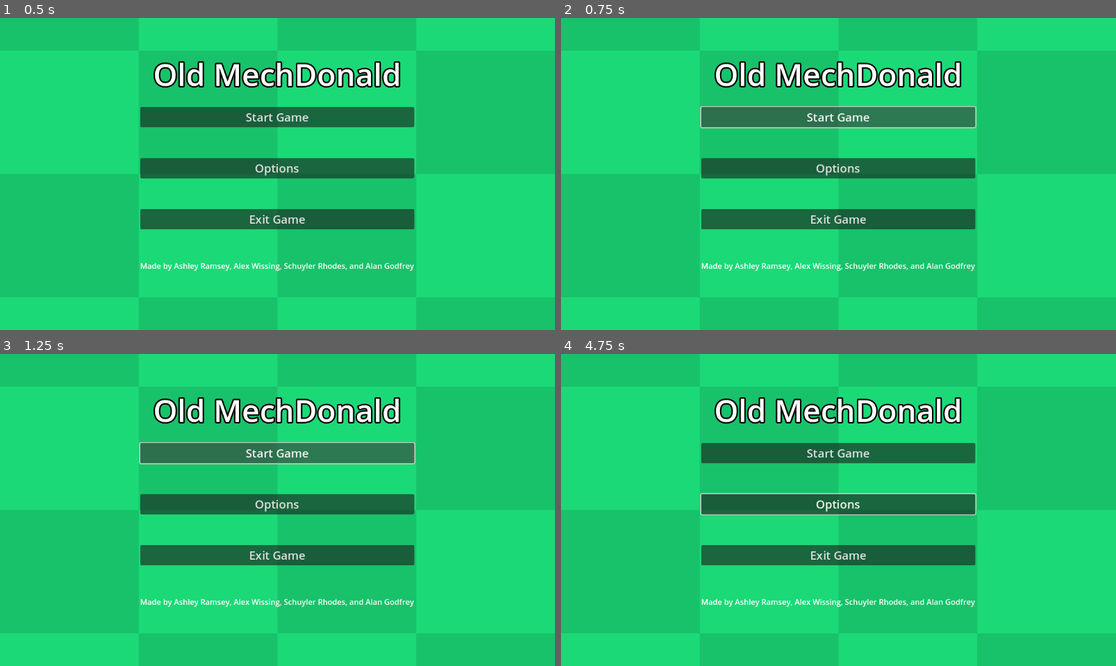
Above: before the commit, frames 1-4 (two rows, left to right).
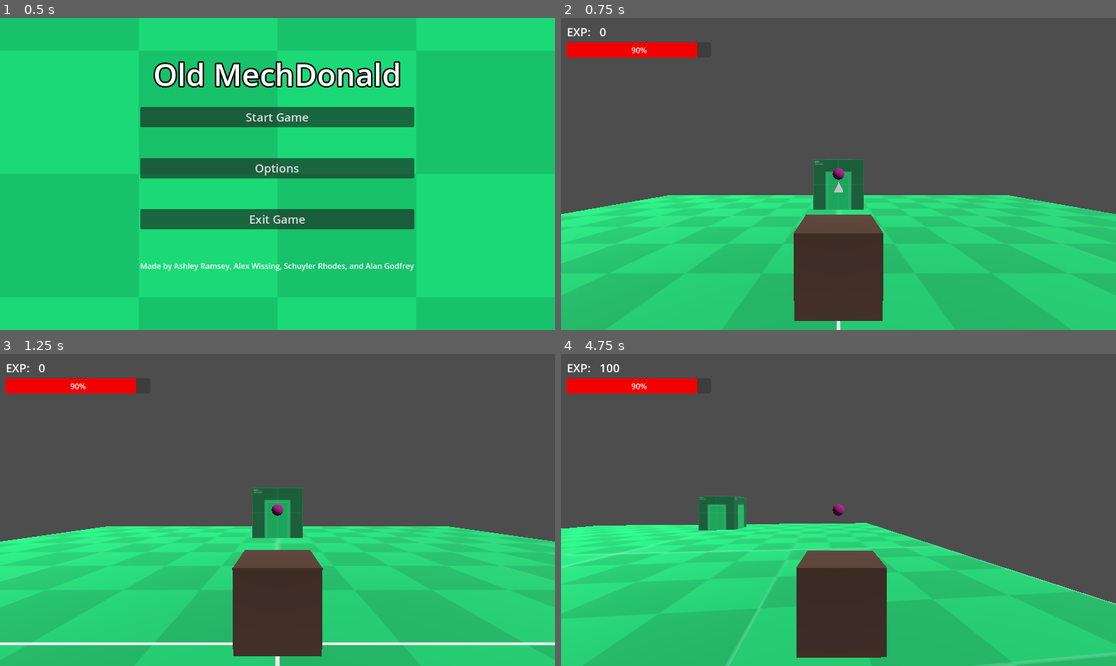
Above: after the commit, the same moments.

Repository: shinyPIKACHUx/GamJamJan2024
Game: Godot game, scene res://MainMenu/MainMenu.tscn
Two runs of this game, one before a commit and one after it. Both use one fixed random seed, a clock stepped at 60 frames per second and the inputs below.
Inputs (mouse positions are in pixels of both pictures, inside the frame that each line leads up to):
- Up to frame 1 (0.5 s): no input
- Up to frame 2 (0.75 s): click "Start Game" at 0.5 s
- Up to frame 3 (1.25 s): no input
- Up to frame 4 (4.75 s): click (838, 453) at 1.25 s, where only the run before the commit has a clickable "Start Game"; click (838, 503) at 2 s, where only the run before the commit has a clickable "Options"; move the mouse to (960, 494) at 2.77 s; hold D (move_right) 2.78-3.53 s; hold Shift (sprint) 2.78-3.53 s; move the mouse to (727, 525) at 3.52 s; hold S (move_backward) 3.53-4.28 s; tap Shift (sprint) at 3.6 s; move the mouse to (894, 441) at 4.27 s; hold D (move_right) from 4.28 s (still down); hold Shift (sprint) from 4.28 s (still down)

Frame 1 is identical in both runs. In frame 2, 75% of the frame differs, in the area x 0-100%, y 0-100%; in frame 3, 76%; in frame 4, 80%.
Error before the commit: Parse Error: Could not preload resource file "res://Levels/Test_Level.tscn". (res://MainMenu/MainMenu.gd:11)

Commit message:
fixed test level by removing some component references to resources

Diff:
--- a/MechDonald/Levels/Test_Level.tscn
+++ b/MechDonald/Levels/Test_Level.tscn
@@ -77,7 +77,3 @@
 finalAttractToTargetThreshold = 3.0
 targetNodePath = NodePath("../CharacterBody3D")
 slowlyApproachRate = 0.25
-
-[node name="AnimalNoiseGenerator" parent="." instance=ExtResource("7_h4oaf")]
-
-[node name="Music" parent="." instance=ExtResource("7_p11nf")]
